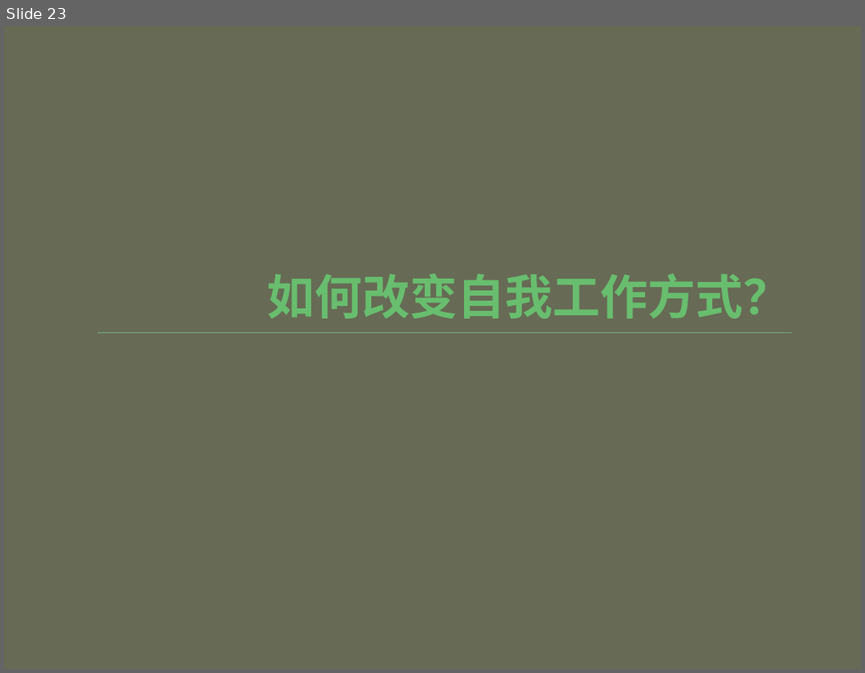
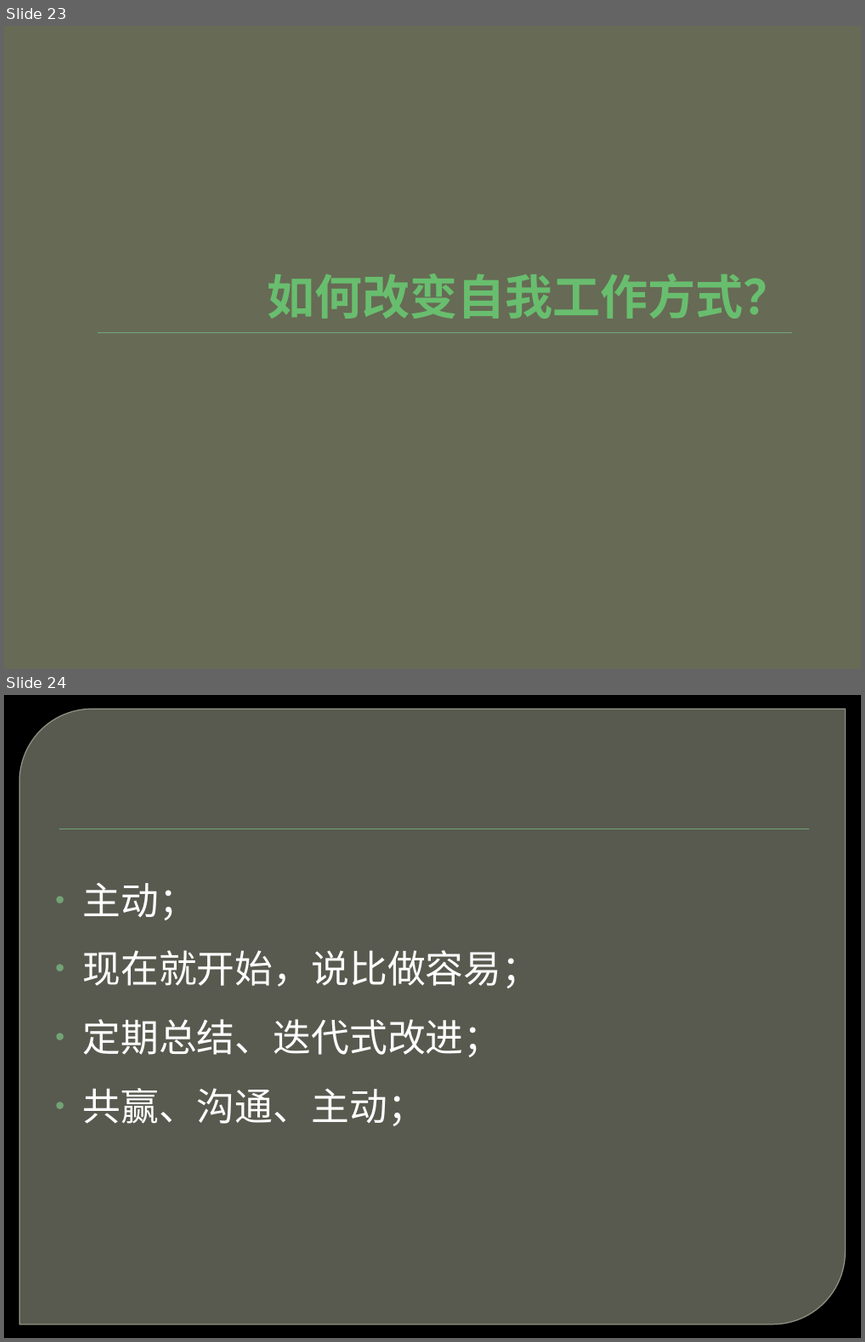
Before and after one commit to ghj1976/lecture, a slide deck: 工作方式/累死你的不是工作，而是工作方式.pptx. Shown one above the other, each under a label of ours: slide 23 before the commit, slides 23 and 24 after it. The pictures are 865x673 and 865x1342 pixels, drawn with LibreOffice and Linux fonts; fonts in the diff are those of the drawing; background and template pictures are left out. Boxes give left, top, right and bottom in pixels: in the first picture for what was removed or moved away, otherwise in the second. Text is boxed around its words. In the diff, an @@ line names an element or a change of style, - is before the commit and + after.

Commit message:
补充内容

```diff
--- a/工作方式/累死你的不是工作，而是工作方式.pptx
+++ b/工作方式/累死你的不是工作，而是工作方式.pptx
@@ slide 24 added at [4, 695, 861, 1338], background picture (left out) @@
@@ round diag rect added at [19, 709, 846, 1324], fill #888B7B at 65% opacity, outline #9DA090 0.87 pt @@
@@ rectangle added at [59, 828, 809, 829], fill #72A376 @@
@@ text added at [83, 882, 540, 1126], 32 pt, text #FFFFFF @@
+• 主动；
+• 现在就开始，说比做容易；
+• 定期总结、迭代式改进；
+• 共赢、沟通、主动；
```
